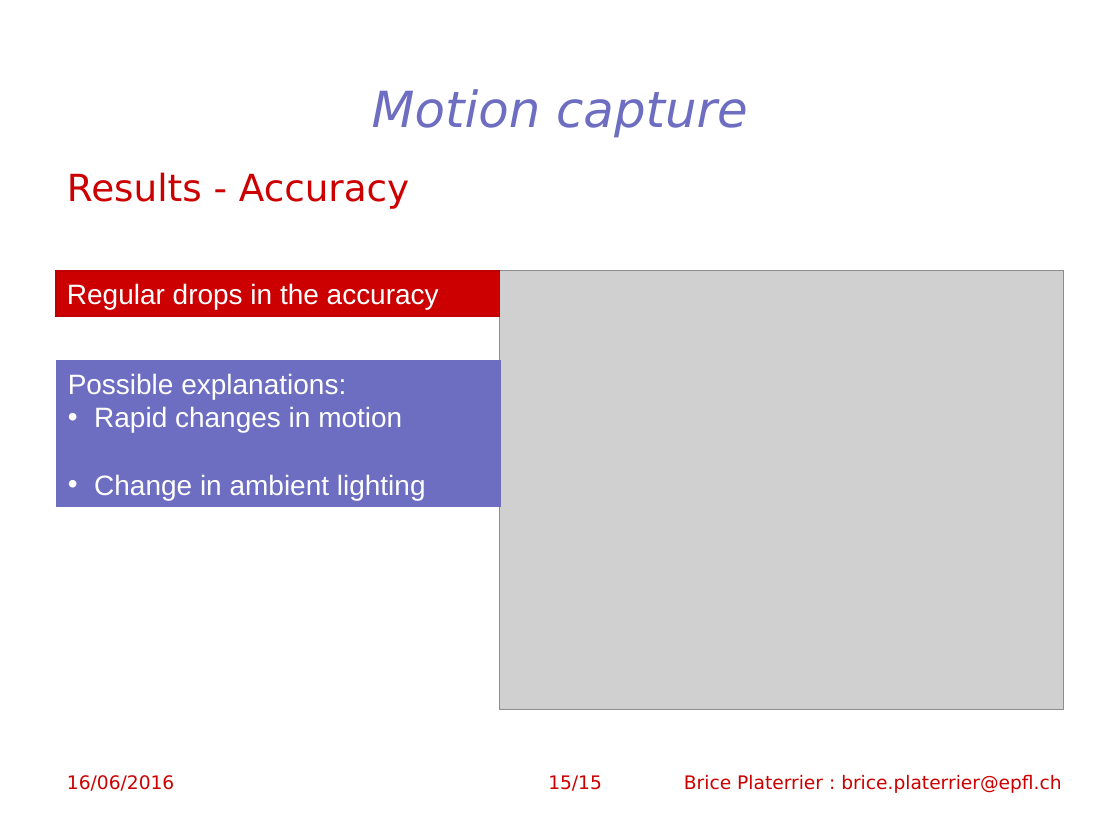
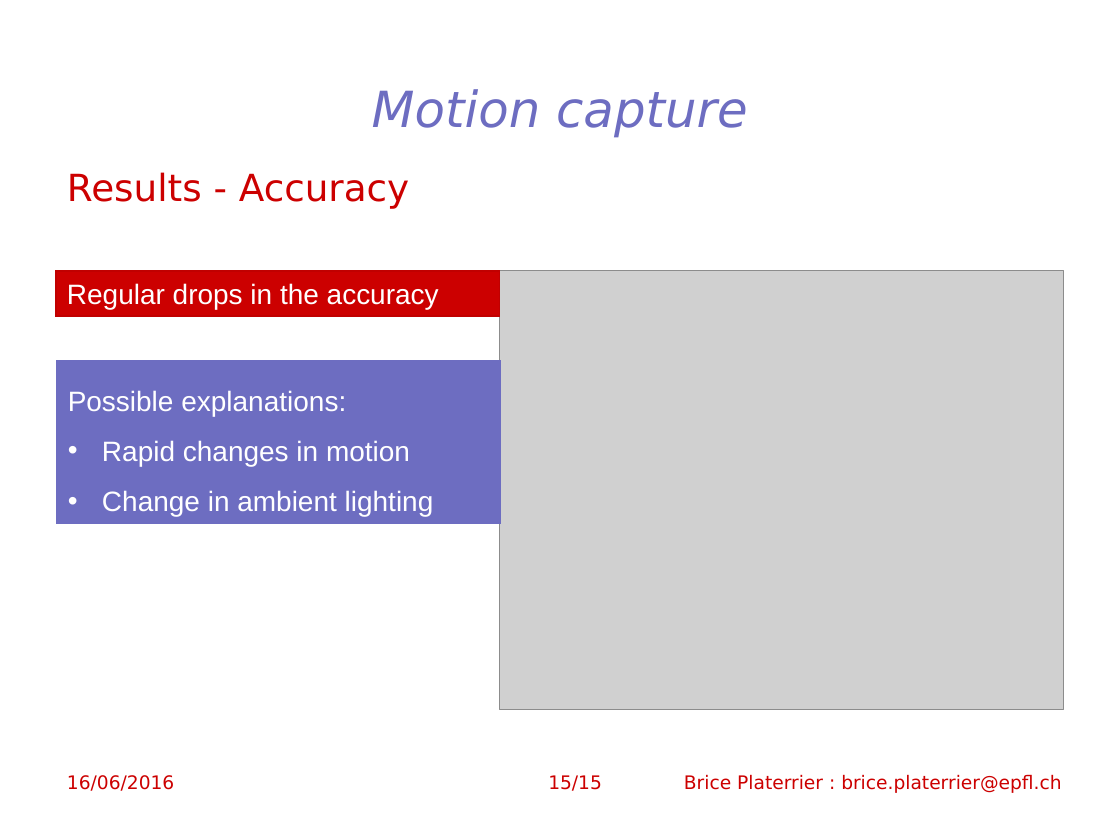
Before and after one commit to lis-epfl/Flow, a slide deck: slide 15 of presentation/lis_final_presentation.ppt. Drawn at 1120x840 pixels with LibreOffice and Linux fonts; fonts in the diff are those of the drawing; grey boxes stand for pictures; background and template pictures are left out. Boxes give left, top, right and bottom in pixels: in the first picture for what was removed or moved away, otherwise in the second. Text is boxed around its words. In the diff, an @@ line names an element or a change of style, - is before the commit and + after.

```diff
--- a/presentation/lis_final_presentation.ppt
+++ b/presentation/lis_final_presentation.ppt
@@ rectangle "Possible explanations:": place and size @@
-rectangle "Possible explanations:" at <box>57,361,501,506</box>
+rectangle "Possible explanations:" at <box>57,361,501,523</box>
@@ rectangle "Possible explanations:" at <box>57,361,501,523</box>: line spacing 1 to 1.5 @@
```
Also in this commit, not shown: 5 other slides changed, 2 slides added, 2 other files.
